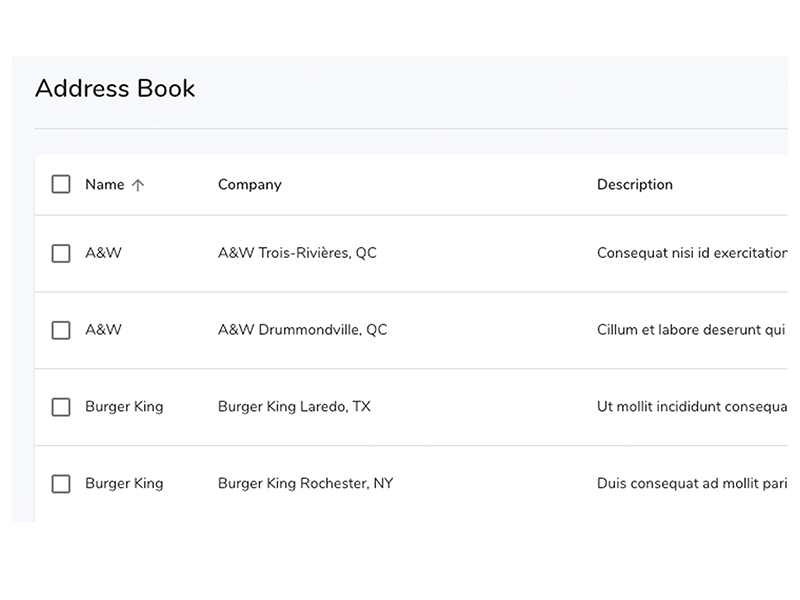
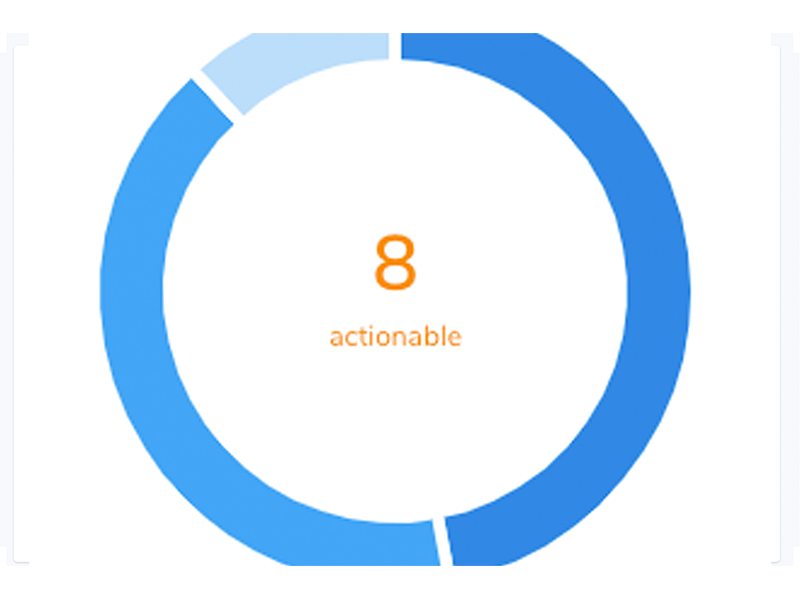
Comparing the layer stacks of the two 800 × 600 images. Changes:
renamed "addressBook" to "actionnable", painted on it over [0, 33, 800, 566]
removed layer "Background" over [0, 33, 800, 566]
